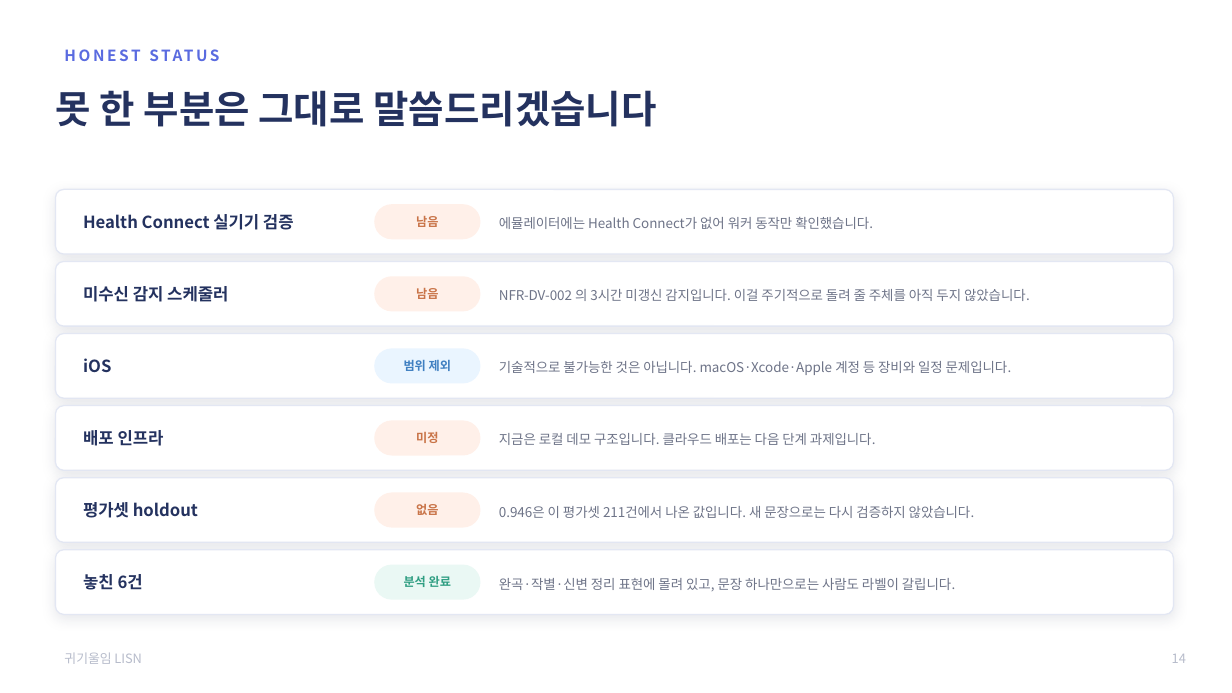
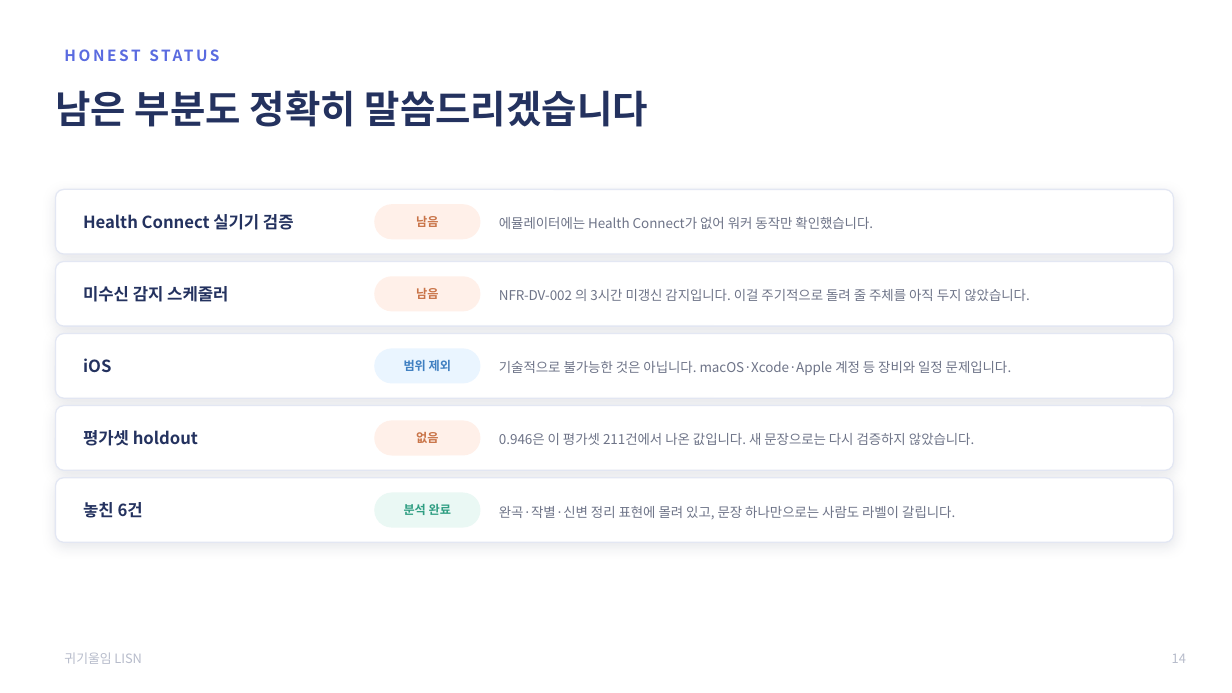
Before and after one commit to 2026-SMHRD-KDT-HealthCare-5/lisn, a slide deck: slide 15 of documents/최종발표자료_귀기울임.pptx. Drawn at 1232x693 pixels with LibreOffice and Linux fonts; fonts in the diff are those of the drawing. Boxes give left, top, right and bottom in pixels: in the first picture for what was removed or moved away, otherwise in the second. Text is boxed around its words. In the diff, an @@ line names an element or a change of style, - is before the commit and + after.

Commit message:
fix(발표): 클라우드 배포 완료 반영 + 남은 것 슬라이드 어투 순화
--- 배포 상태 갱신 ---

s7 STACK 줄 "인프라: 로컬 데모" — 이제 사실이 아닙니다. 오늘 NCP +
Docker Compose 로 실제 클라우드 배포(HTTPS·관리자 웹 로그인 실측
확인)를 마쳤습니다. "인프라: NCP + Docker Compose" 로 바꿨습니다.

s15(HONEST STATUS) 「배포 인프라 | 미정 | 지금은 로컬 데모 구조입니다.
클라우드 배포는 다음 단계 과제입니다」 행을 뺐습니다. "정직하게 못 한
것만 말한다"는 이 슬라이드의 취지상, 끝난 일을 남겨두면 오히려 어색
합니다. 6개 행 → 5개 행.

「저장 매체 | DB 볼륨 디스크 암호화 | 클라우드 배포 시에만」 은 손대지
않았습니다 — 이건 조건부 정책 설명이라 여전히 정확합니다. 실제 서버의
볼륨 암호화 옵션이 켜져 있는지는 이번에 확인한 바 없어서, 확인 없이
"이제 됐다"로 바꾸는 건 근거 없는 주장이 됩니다.

--- 어투 ---

s15 제목 "못 한 부분은 그대로 말씀드리겠습니다" 가 너무 노골적이라는
지적을 받았습니다. "못 한"(실패 프레이밍)을 "남은"(잔여 과제 프레이밍)
으로 바꾸고 "정확히"를 넣어 HONEST STATUS 킥커와의 정직성 톤은
유지했습니다 — 내용을 순화한 게 아니라 표현만 바꿨습니다.

check_docs.py --with-tests · check_numbers.py 전부 통과.

```diff
--- a/documents/최종발표자료_귀기울임.pptx
+++ b/documents/최종발표자료_귀기울임.pptx
@@ text at (55, 90, 648, 127): text changed @@
-못 한 부분은 그대로 말씀드리겠습니다
+남은 부분도 정확히 말씀드리겠습니다
@@ text removed at (83, 430, 164, 446) @@
-배포 인프라
@@ text removed at (416, 432, 438, 443) @@
-미정
@@ text removed at (499, 433, 876, 445) @@
-지금은 로컬 데모 구조입니다. 클라우드 배포는 다음 단계 과제입니다.
@@ 6 texts: place and size @@
-6 texts at (83, 502, 975, 591)
+6 texts at (83, 430, 975, 519)
@@ rounded rectangle at (374, 493, 481, 528): fill #FFF0E9 to #EAF8F4 @@
@@ rounded rectangle removed at (55, 550, 1174, 615) @@
@@ rounded rectangle removed at (374, 565, 481, 600) @@
```
Also in this commit, not shown: 1 other slide changed, 2 other files.
